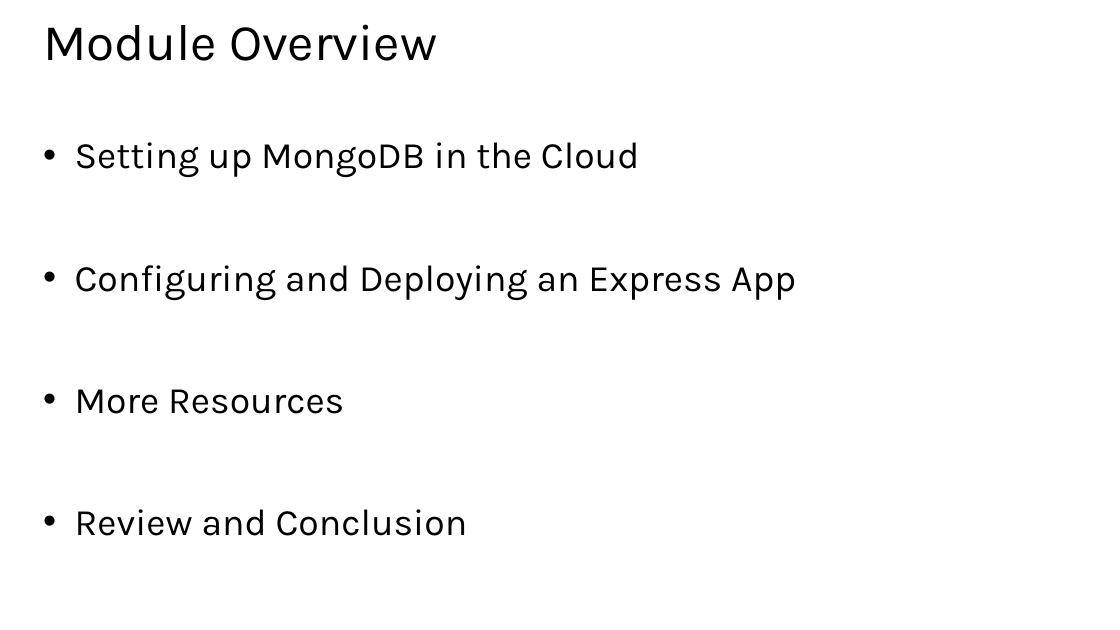
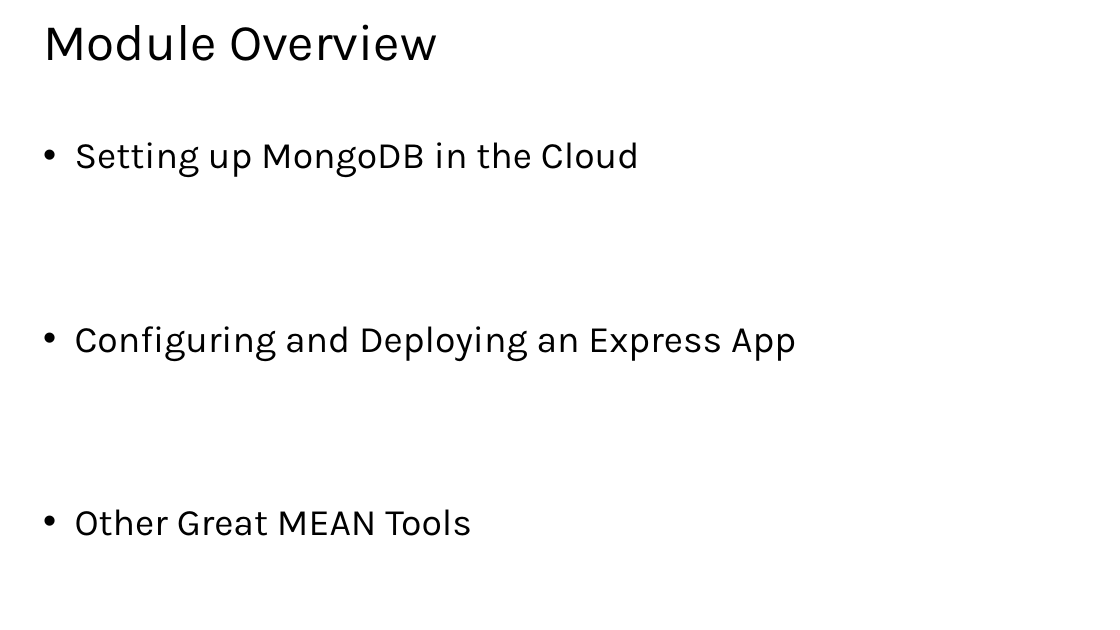
Before and after one commit to hwz/chirp, a slide deck: slide 2 of slides/module6.pptx. Drawn at 1120x630 pixels with LibreOffice and Linux fonts; fonts in the diff are those of the drawing. Boxes give left, top, right and bottom in pixels: in the first picture for what was removed or moved away, otherwise in the second. Text is boxed around its words. In the diff, an @@ line names an element or a change of style, - is before the commit and + after.

```diff
--- a/slides/module6.pptx
+++ b/slides/module6.pptx
@@ text at (x1=75, y1=509, x2=472, y2=536): text changed @@
-• More Resources
-• Review and Conclusion
+• Other Great MEAN Tools
```
Also in this commit, not shown: 5 slides added, 2 slides removed, 2 other files.
